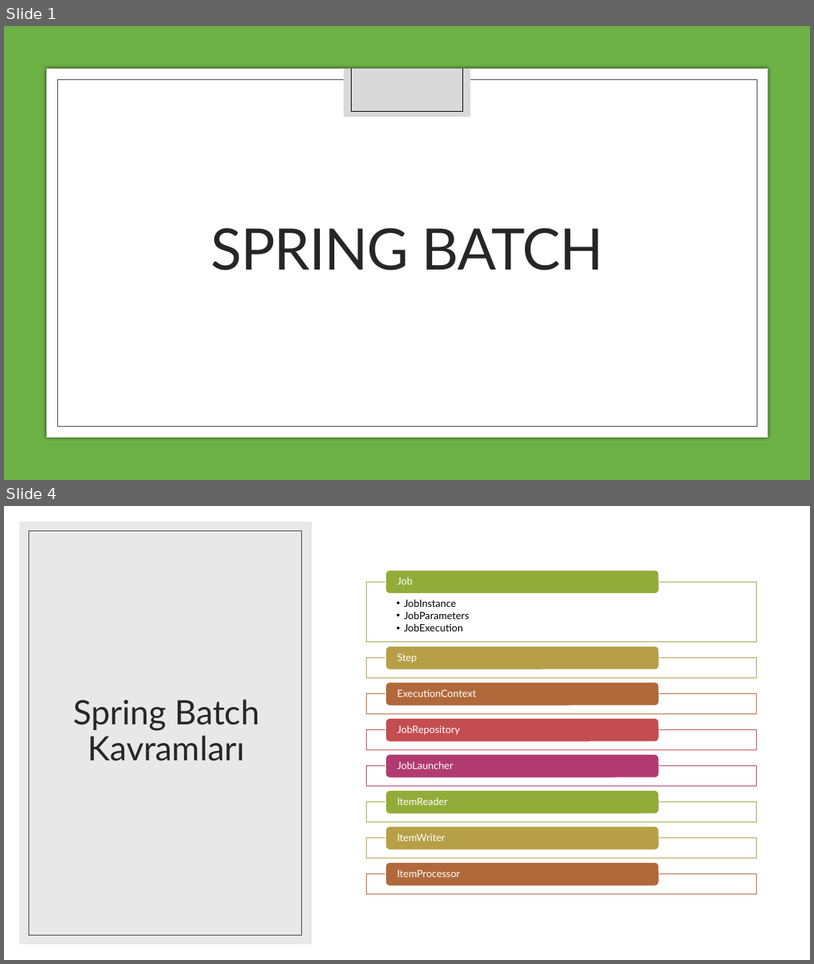
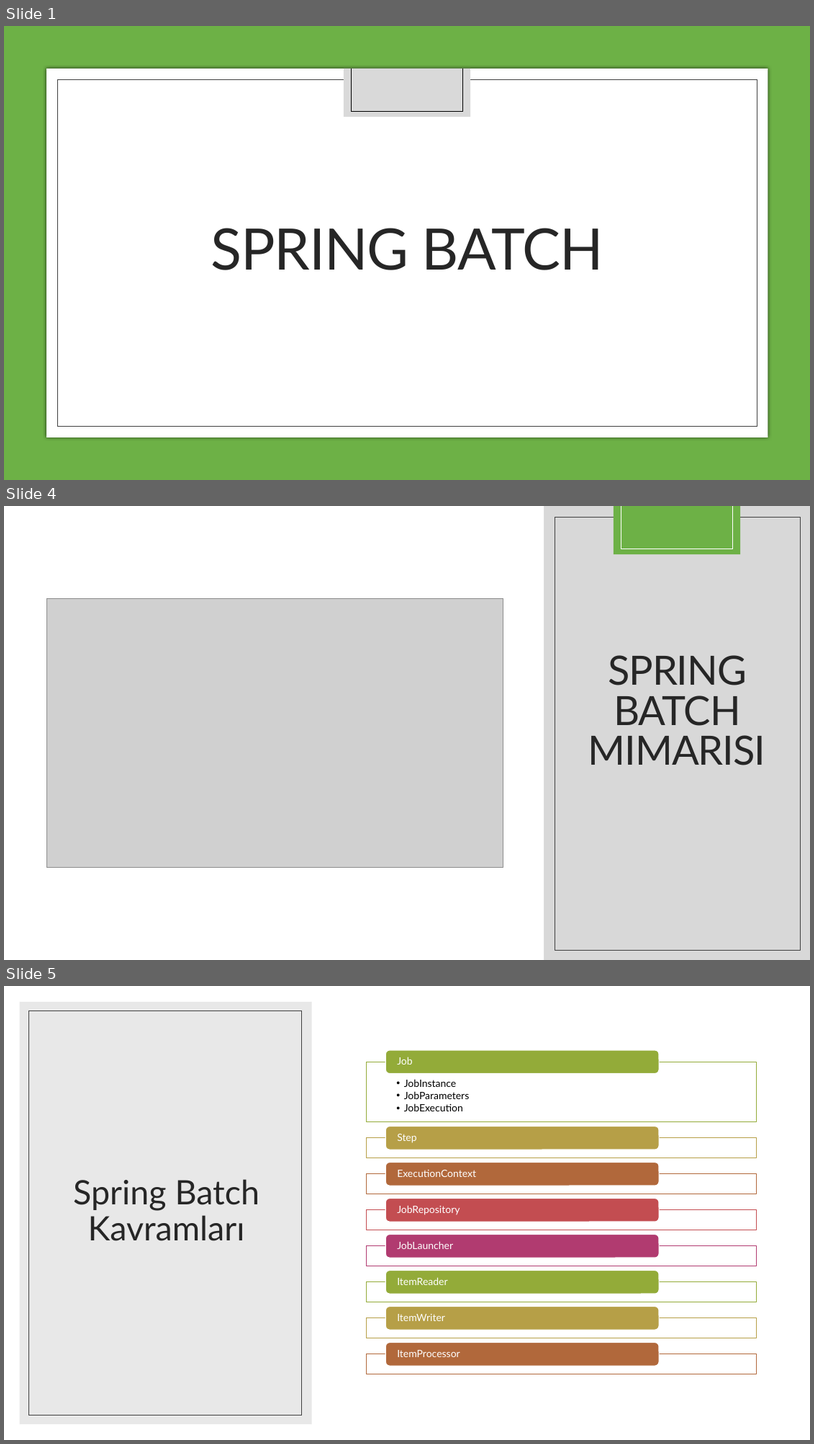
Before and after one commit to yusufemirhanarslan/PythonExercise, a slide deck: SpringBatch.pptx. Shown one above the other, each under a label of ours: slides 1 and 4 before the commit, slides 1, 4 and 5 after it; the slides between them are not shown. The pictures are 814x964 and 814x1444 pixels, drawn with LibreOffice and Linux fonts; fonts in the diff are those of the drawing; grey boxes stand for pictures. Boxes give left, top, right and bottom in pixels: in the first picture for what was removed or moved away, otherwise in the second. Text is boxed around its words. In the diff, an @@ line names an element or a change of style, - is before the commit and + after.

```diff
--- a/SpringBatch.pptx
+++ b/SpringBatch.pptx
@@ slide 4 added at box(4, 506, 810, 960), background #FFFFFF @@
@@ rectangle added at box(4, 506, 810, 960), fill #FFFFFF @@
@@ rectangle added at box(4, 506, 810, 960), fill #BFBFBF at 60% opacity @@
@@ rectangle added at box(4, 506, 544, 960), fill #FFFFFF @@
@@ rectangle added at box(555, 517, 801, 950), outline #404040 0.5 pt @@
@@ rectangle added at box(614, 506, 741, 554), fill #6DB146 @@
@@ line added from (622, 506) to (622, 548), #FFFFFF 0.5 pt @@
@@ line added from (733, 506) to (733, 548), #FFFFFF 0.5 pt @@
@@ line added from (622, 548) to (733, 548), #FFFFFF 0.5 pt @@
@@ rectangle added at box(90, 590, 724, 875), fill #FFFFFF @@
@@ picture added at box(46, 599, 504, 867) @@
@@ title added at box(589, 655, 766, 765), 48 pt, text #262626 @@
+SPRING BATCH MIMARISI
@@ what was slide 4 is now slide 5 @@
```
Also in this commit, not shown: 4 slides changed, 1 other slide added, 2 other files.
